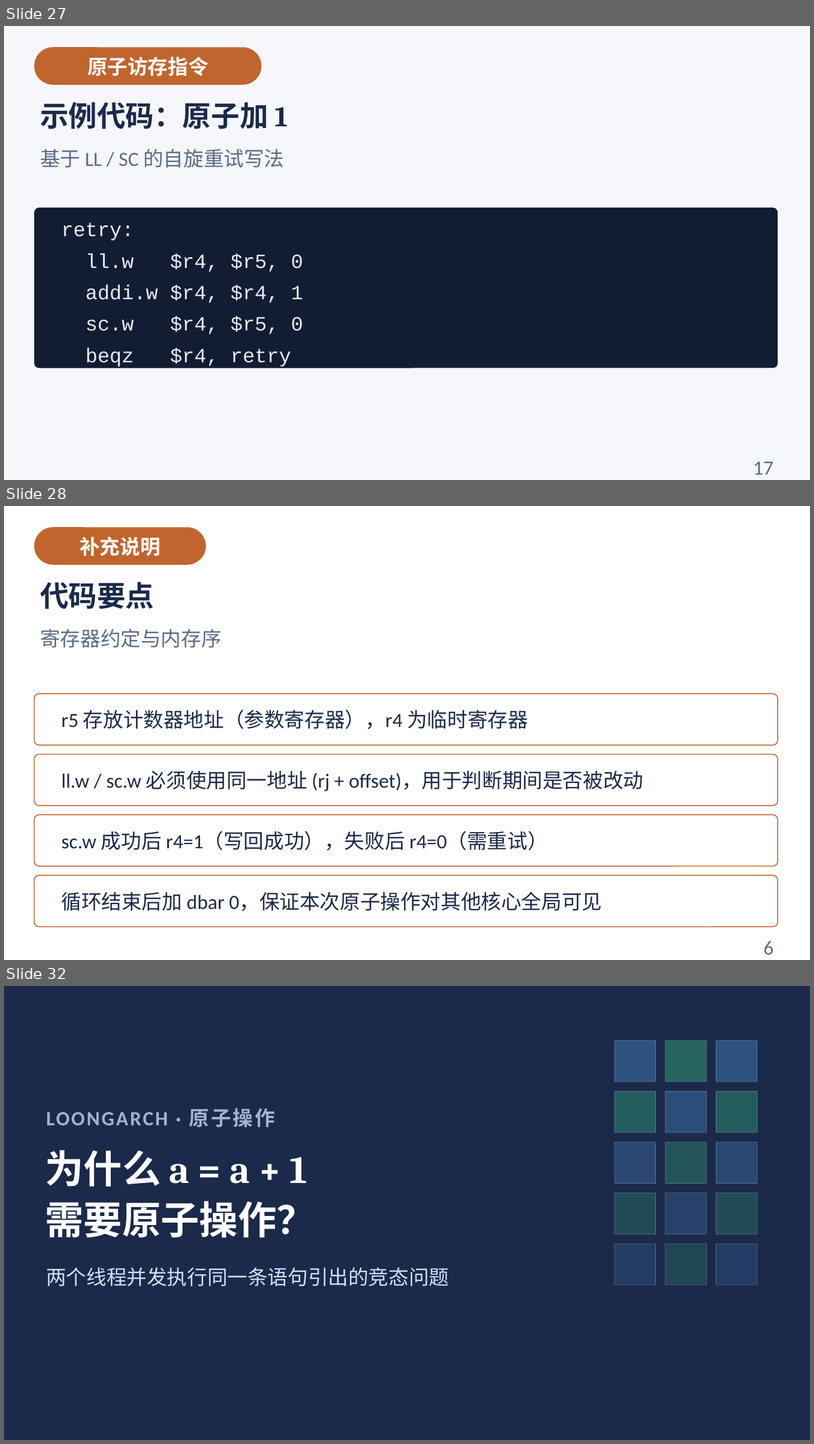
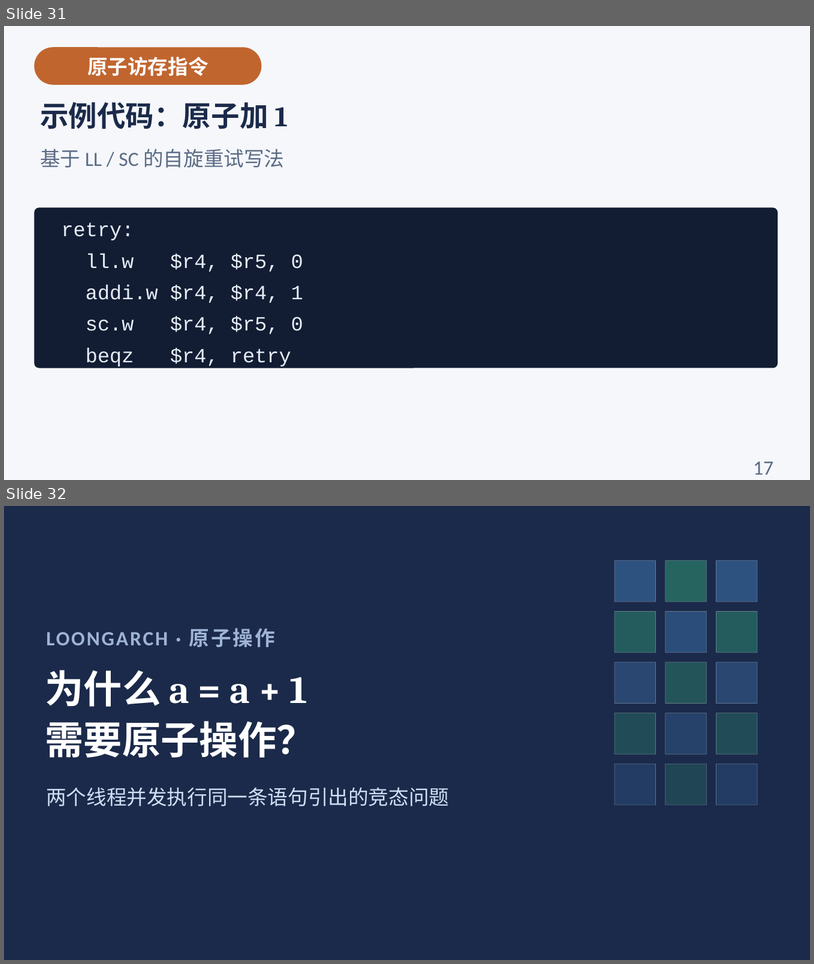
Before and after one commit to cxi218447-byte/miniOS, a slide deck: docs/04/04_load_store_course.pptx. Shown one above the other, each under a label of ours: slides 27, 28 and 32 before the commit, slides 31 and 32 after it; the slides between them are not shown. The pictures are 814x1444 and 814x964 pixels, drawn with LibreOffice and Linux fonts; fonts in the diff are those of the drawing. Boxes give left, top, right and bottom in pixels: in the first picture for what was removed or moved away, otherwise in the second. Text is boxed around its words. In the diff, an @@ line names an element or a change of style, - is before the commit and + after.

```diff
--- a/docs/04/04_load_store_course.pptx
+++ b/docs/04/04_load_store_course.pptx
@@ slide 28 removed at (4, 506, 810, 960), background #FFFFFF @@
@@ rounded rectangle removed at (34, 527, 206, 565) @@
@@ text removed at (80, 537, 160, 556) @@
-补充说明
@@ text removed at (40, 582, 154, 609) @@
-代码要点
@@ text removed at (40, 628, 221, 648) @@
-寄存器约定与内存序
@@ rounded rectangle removed at (34, 694, 779, 745) @@
@@ text removed at (62, 709, 528, 729) @@
-r5 存放计数器地址（参数寄存器），r4 为临时寄存器
@@ rounded rectangle removed at (34, 754, 779, 805) @@
@@ text removed at (62, 770, 644, 791) @@
-ll.w / sc.w 必须使用同一地址 (rj + offset)，用于判断期间是否被改动
@@ rounded rectangle removed at (34, 814, 779, 866) @@
@@ text removed at (62, 831, 548, 850) @@
-sc.w 成功后 r4=1（写回成功），失败后 r4=0（需重试）
@@ rounded rectangle removed at (34, 875, 779, 927) @@
@@ text removed at (62, 891, 602, 911) @@
-循环结束后加 dbar 0，保证本次原子操作对其他核心全局可见
@@ text removed at (764, 940, 774, 954) @@
-6
@@ what was slide 27 is now slide 31 @@
```
Also in this commit, not shown: 9 slides changed, 5 slides added, 1 other slide removed.
